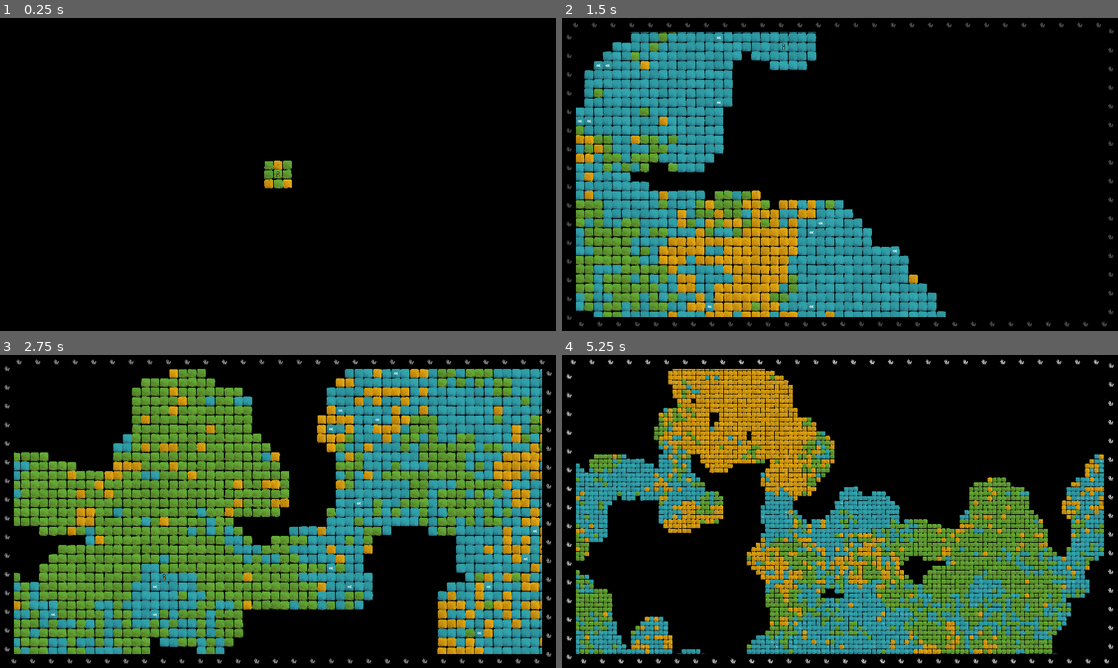
Above: before the commit, frames 1-4 (two rows, left to right).
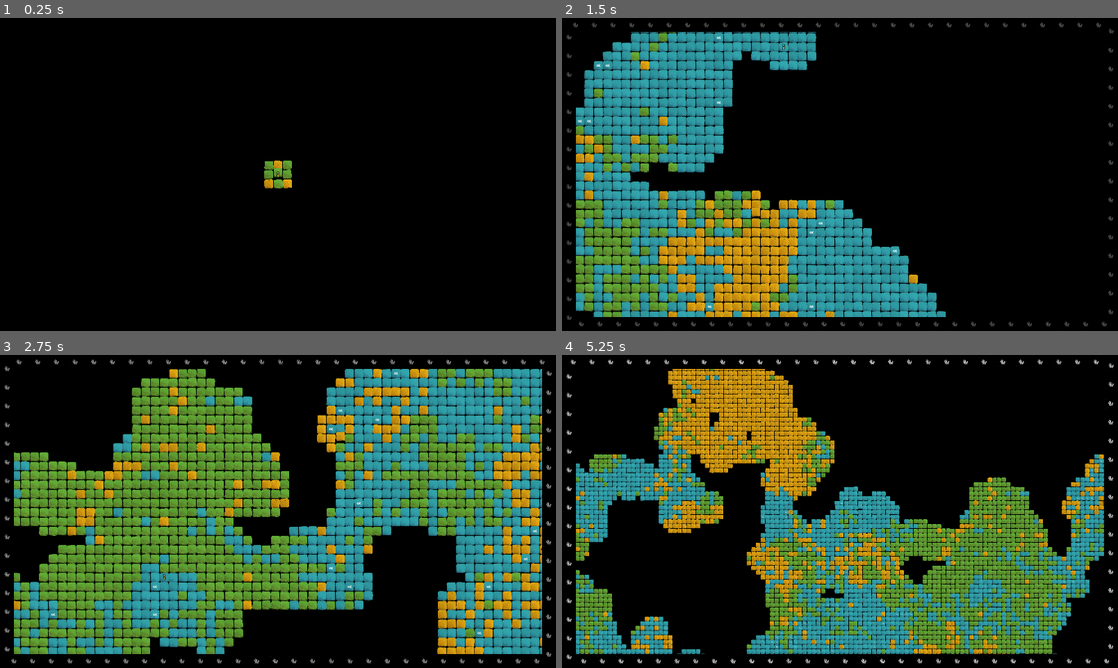
Above: after the commit, the same moments.

Repository: arrayewhy/Worlds
Game: Godot game, scene res://Scenes/Main.tscn
Two runs of this game, one before a commit and one after it. Both use one fixed random seed, a clock stepped at 60 frames per second and the inputs below.
Inputs (mouse positions are in pixels of both pictures, inside the frame that each line leads up to):
- Up to frame 1 (0.25 s): no input
- Up to frame 2 (1.5 s): tap Enter (Enter) at 0.5 s; move the mouse to (962, 158) at 0.52 s; hold D (Right) 0.53-1.25 s; hold 1 (One) 0.53-1.25 s; click (962, 158) at 0.67 s; drag from (728, 190) to (812, 237) at 1.27 s
- Up to frame 3 (2.75 s): move the mouse to (333, 442) at 2.02 s; hold D (Right) from 2.03 s (still down); hold 1 (One) from 2.03 s (still down); click (333, 442) at 2.17 s
- Up to frame 4 (5.25 s): release D (Right) at 2.75 s; release 1 (One) at 2.75 s; drag from (812, 574) to (673, 464) at 2.77 s; move the mouse to (1006, 558) at 3.52 s; hold A (Left) 3.53-4.25 s; hold 2 (Two) 3.53-4.25 s; click (1006, 558) at 3.67 s; tap 1 (One) at 3.8 s; drag from (673, 464) to (756, 433) at 4.27 s; move the mouse to (867, 511) at 5.02 s; hold S (Down) from 5.03 s (still down); hold 1 (One) from 5.03 s (still down); tap U at 5.1 s; click (867, 511) at 5.17 s

The runs differ from the first frame. In frame 1, less than 0.1% of the frame differs, in the area x 49-51%, y 48-52%; in frame 2, less than 0.1%, in the area x 2-63%, y 4-94%; in frame 3, less than 0.1%; in frame 4, less than 0.1%.

Commit message:
Add [Hover for fun!]

Diff:
--- a/worlds/Scenes/Main.tscn
+++ b/worlds/Scenes/Main.tscn
@@ -13,6 +13,45 @@
 [ext_resource type="Script" path="res://Scripts/UI/Black-Bars.gd" id="8_umww4"]
 [ext_resource type="AudioStream" uid="uid://sos25qvtf0mq" path="res://Audio/SFX/Desert-Wind_611257__newlocknew__windsynth-3winter3osc.wav" id="12_py2jo"]
 [ext_resource type="AudioStream" uid="uid://cgv7itiiugmiq" path="res://Audio/SFX/Forest_634315__klankbeeld__border-forestfarmfield-727am-nl-eu-220515_0345.wav" id="13_wbwr2"]
+
+[sub_resource type="GDScript" id="GDScript_acxdq"]
+resource_name = "Hover"
+script/source = "extends Node2D;
+
+var moving:Dictionary = {};
+
+var detectionRange:float = 128;
+var offset:float = -48;
+
+func _process(_delta: float) -> void:
+
+	var mousePos:Vector2 = get_global_mouse_position();
+
+	for i in World.discoveredBiomes:
+
+		# If mouse is near biome object
+		var worldPos:Vector2 = i * float(World.cellSize);
+		if worldPos.distance_to(mousePos) < detectionRange:
+
+			# If it has already been offset, skip it.
+			if moving.has(i):
+				continue;
+
+			# 1. Get the biome's object
+			var biomeObj:Object = World.discoveredBiomes.get(i)[0];
+			# 2. Record its position
+			moving[i] = biomeObj.position;
+			# 3. Offset its Y
+			biomeObj.position.y += offset;
+			return;
+
+		# If mouse is NOT near biome object, and it was offset
+		if moving.has(i):
+			# Reset its position
+			World.discoveredBiomes.get(i)[0].position = moving[i];
+			# Remove its record
+			moving.erase(i);
+"
 
 [sub_resource type="PlaceholderTexture2D" id="PlaceholderTexture2D_bu5ns"]
 size = Vector2(1920, 48)
@@ -47,7 +86,12 @@
 script = ExtResource("5_nwltf")
 biomeHolder = NodePath("../../Biome-Holder")
 
-[node name="Biome-Holder" type="Node" parent="."]
+[node name="Hover" type="Node2D" parent="Player"]
+script = SubResource("GDScript_acxdq")
+
+[node name="Biome-Holder" type="Node2D" parent="."]
+y_sort_enabled = true
+metadata/_edit_lock_ = true
 
 [node name="Illuminations-Layer" type="CanvasLayer" parent="."]
 visible = false
--- a/worlds/Scripts/Biomes/Biome-Spawner.gd
+++ b/worlds/Scripts/Biomes/Biome-Spawner.gd
@@ -1,6 +1,6 @@
 extends Node;
 
-@onready var biomePrefab:PackedScene = preload("res://Prefabs/Biomes/Biome.tscn");
+@onready var biomePrefab:PackedScene = preload("res://Prefabs/Biome.tscn");
 
 @export var biomeHolder:Node;
 
--- a/worlds/Scripts/Player.gd
+++ b/worlds/Scripts/Player.gd
@@ -1,6 +1,6 @@
 extends Node2D;
 
-@onready var biomeSpawner = $"Biome-Spawner";
+#@onready var biomeSpawner = $"Biome-Spawner";
 
 @export var camMover:Node;
 
@@ -15,32 +15,6 @@
 	#if Input.is_action_just_pressed("Enter"):
 		#InGameDebugger.Say(str("Player Process: ", GridPos_Utils.GridPositions_Around(currGridPos, 1, true).size()));
 
-#func _process(delta: float) -> void:
-	#
-	#var inputDir:Vector2i = Vector2i.ZERO;
-	#
-	## Move and Spawn Repeater
-	#
-	#if Input.is_action_just_pressed("One"):
-		#MovePlayer_And_SpawnBiomes_Repeated(inputDir, 5000);
-		#return;
-	#
-	## Normal Player Move and Biome Spawn
-	#
-	#if Input.is_action_just_pressed("Up"):
-		#inputDir = Vector2i.UP;
-	#elif Input.is_action_just_pressed("Down"):
-		#inputDir = Vector2i.DOWN;
-	#elif Input.is_action_just_pressed("Left"):
-		#inputDir = Vector2i.LEFT;
-	#elif Input.is_action_just_pressed("Right"):
-		#inputDir = Vector2i.RIGHT;
-	#
-	##inputDir = Get_DirectionInput(event);
-	#if inputDir != Vector2i(0,0):
-		#MovePlayer_And_SpawnBiomes(inputDir);
-		#return;
-
 func _unhandled_key_input(event: InputEvent) -> void:
 
 	var inputDir:Vector2i = Vector2i.ZERO;
@@ -48,6 +22,7 @@
 	# Move and Spawn Repeater
 
 	if event.is_action_pressed("One"):
+		$Hover.set_process(false);
 		MovePlayer_And_SpawnBiomes_Repeated(inputDir, 5000);
 		return;
 
@@ -94,6 +69,7 @@
 
 		MovePlayer_And_SpawnBiomes(inputDir);
 
+	$Hover.set_process(true);
 	InGameDebugger.Say(World.discoveredBiomes.size());
 
 func Get_RandDirection() -> Vector2i:
Not shown: 1 places in worlds/Prefabs/Biome.tscn that only renumber resources
Not shown: 1 places in worlds/Scenes/Main.tscn that only renumber resources
